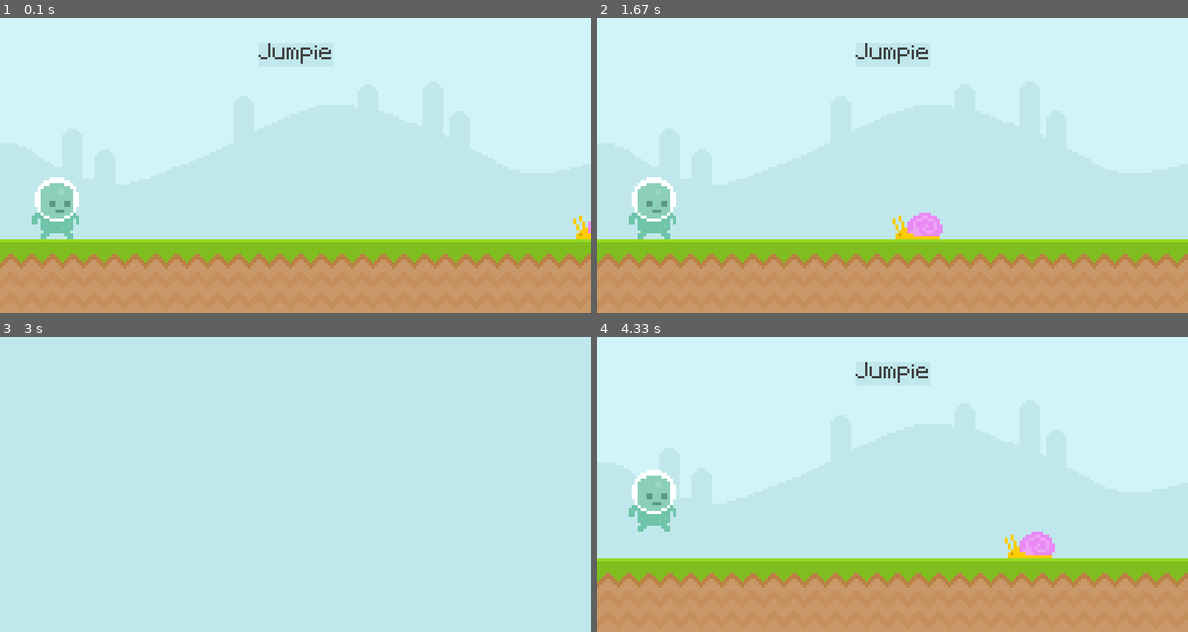
Above: before the commit, frames 1-4 (two rows, left to right).
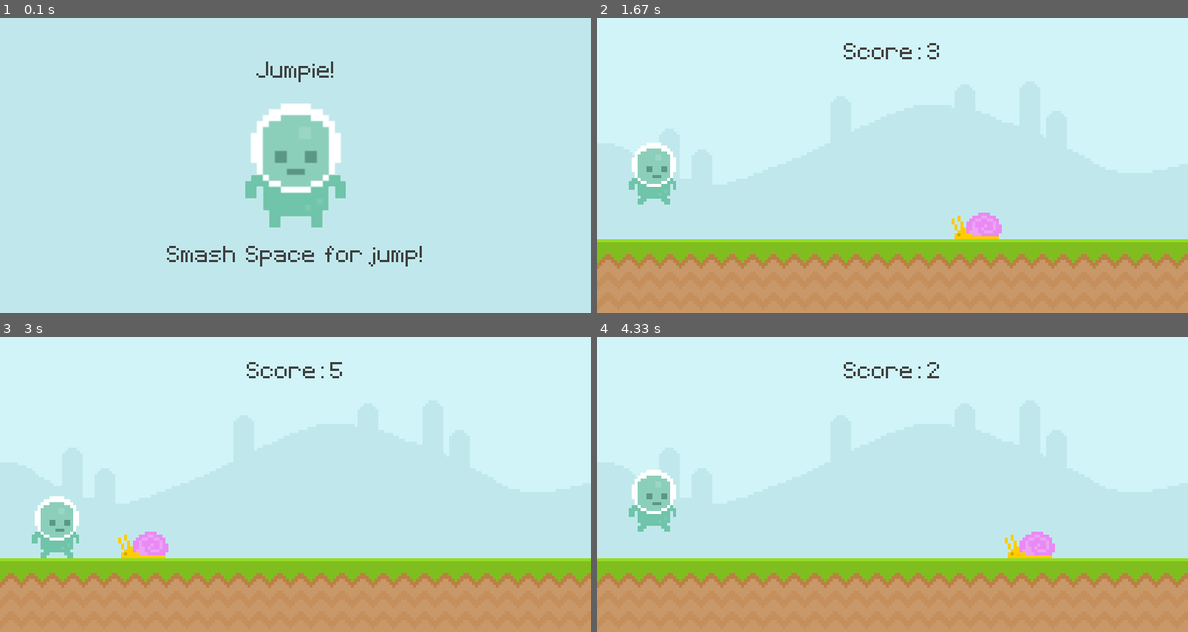
Above: after the commit, the same moments.

Repository: BorisKlco/pygame.Jumpie
Game: pygame game, started from main.py
Two runs of this game, one before a commit and one after it. Both use one fixed random seed, a clock stepped at 60 frames per second and the inputs below.
Inputs:
- Up to frame 1 (0.1 s): no input
- Up to frame 2 (1.67 s): tap Space at 0.33, 0.67, 1.07, 1.37 s
- Up to frame 3 (3 s): tap Space at 1.9, 2.2, 2.4, 2.7 s
- Up to frame 4 (4.33 s): tap Space at 3.3, 3.6, 3.73 s

The runs differ from the first frame. In frame 1, 32% of the frame differs, in the area x 0-100%, y 8-100%; in frame 2, 3.6%; in frame 3, 27%; in frame 4, 0.4%.

Commit message:
menu, score def

Diff:
--- a/main.py
+++ b/main.py
@@ -1,22 +1,32 @@
 import pygame
 from sys import exit
 
+
+def display_score():
+    current_time_ms = int(pygame.time.get_ticks() / 500) - gameTime
+    score = font.render(f'Score: {current_time_ms}', False, scoreColor)
+    scoreBox = score.get_rect(center=(400, 50))
+    screen.blit(score, scoreBox)
+
+
 pygame.init()
 screen = pygame.display.set_mode((800, 400))
-pygame.display.set_caption("Jumpie")
+pygame.display.set_caption("Jumpie!")
 clock = pygame.time.Clock()
 font = pygame.font.Font("assets/font/Pixeltype.ttf", 50)
 mainColor = "#c0e8ec"
 scoreColor = (64, 64, 64)
-gameActive = True
+gameActive = False
 playerGrav = 0
 jumpCount = 0
+gameTime = 0
 
 skySur = pygame.image.load("assets/Sky.png").convert()
 groundSur = pygame.image.load("assets/ground.png").convert()
-
-score = font.render("Jumpie", False, scoreColor)
-scoreBox = score.get_rect(center=(400, 50))
+titleText = font.render('Jumpie!', False, scoreColor)
+titleTextBox = titleText.get_rect(center=(400, 75))
+instructionText = font.render('Smash  Space  for jump!', False, scoreColor)
+instructionTextBox = instructionText.get_rect(center=(400, 325))
 
 snailSur = pygame.image.load("assets/snail/snail1.png").convert_alpha()
 snailBox = snailSur.get_rect(bottomleft=(800, 300))
@@ -24,6 +34,10 @@
 playerSur = pygame.image.load(
     "assets/player/player_walk_1.png").convert_alpha()
 playerBox = playerSur.get_rect(midbottom=(75, 300))
+playerStand = pygame.image.load(
+    'assets/player/player_stand.png').convert_alpha()
+playerStand = pygame.transform.rotozoom(playerStand, 0, 2)
+playerStandBox = playerStand.get_rect(center=(400, 200))
 
 while True:
     for event in pygame.event.get():
@@ -39,12 +53,12 @@
             else:
                 if event.key == pygame.K_SPACE:
                     gameActive = True
+                    gameTime = int(pygame.time.get_ticks() / 500)
 
     if gameActive == True:
         screen.blit(skySur, (0, 0))
         screen.blit(groundSur, (0, 300))
-        pygame.draw.rect(screen, mainColor, scoreBox)
-        screen.blit(score, scoreBox)
+        display_score()
 
         snailBox.x -= 4
         if snailBox.right <= 0:
@@ -62,8 +76,12 @@
         if snailBox.colliderect(playerBox):
             gameActive = False
             snailBox.left = 800
+            playerBox.bottom = 300
     else:
         screen.fill(mainColor)
+        screen.blit(playerStand, playerStandBox)
+        screen.blit(titleText, titleTextBox)
+        screen.blit(instructionText, instructionTextBox)
 
     pygame.display.update()
     clock.tick(60)
